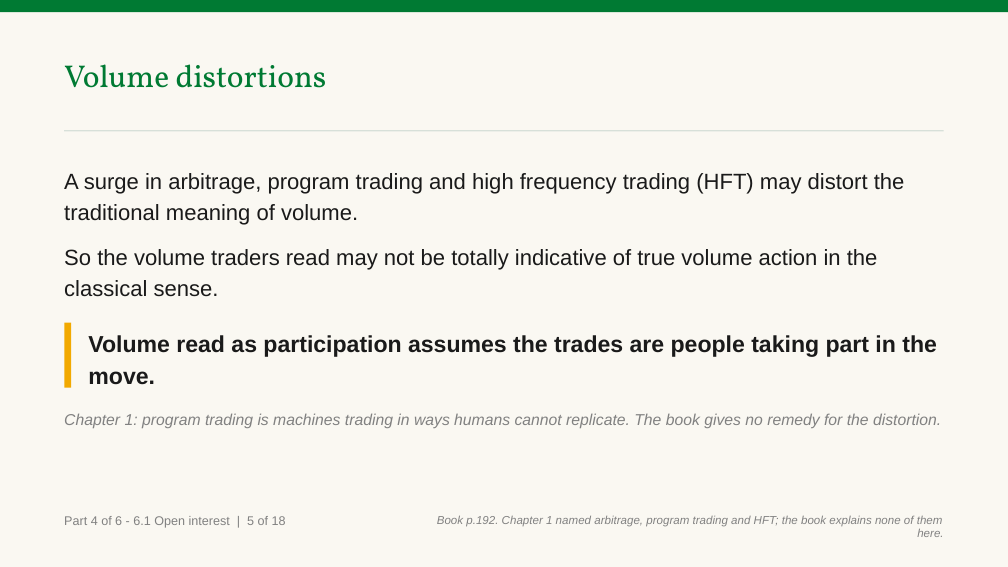
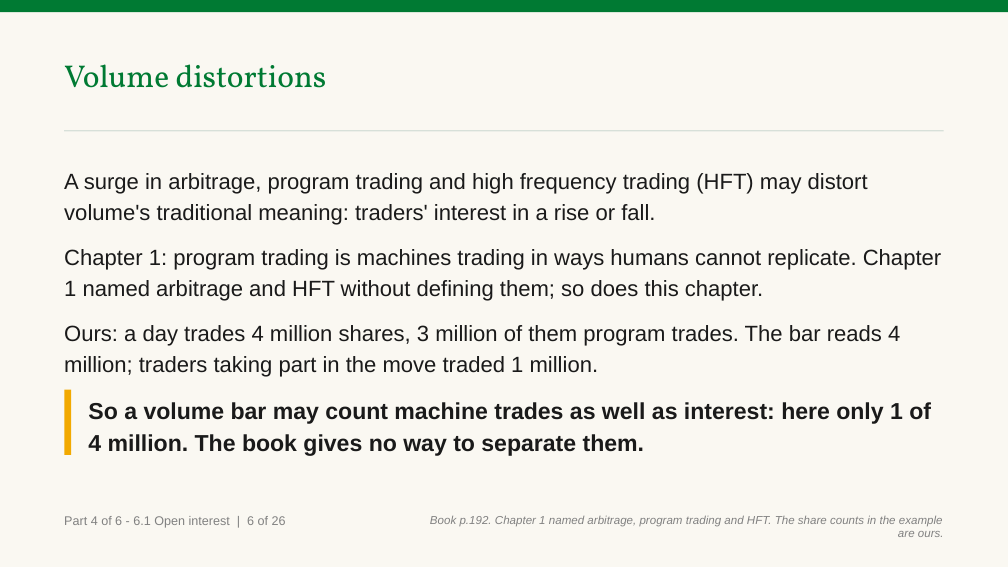
Before and after one commit to benjiesotelo-sudo/Telos_FIN1209, a slide deck: slide 79 of chapter-06/FIN1209-Chapter-06.pptx (slide 78 before the commit). Drawn at 1008x567 pixels with LibreOffice and Linux fonts; fonts in the diff are those of the drawing. Boxes give left, top, right and bottom in pixels: in the first picture for what was removed or moved away, otherwise in the second. Text is boxed around its words. In the diff, an @@ line names an element or a change of style, - is before the commit and + after.

```diff
--- a/chapter-06/FIN1209-Chapter-06.pptx
+++ b/chapter-06/FIN1209-Chapter-06.pptx
@@ text at (x1=64, y1=173, x2=941, y2=377): text changed @@
-A surge in arbitrage, program trading and high frequency trading (HFT) may distort the traditional meaning of volume.
-So the volume traders read may not be totally indicative of true volume action in the classical sense.
+A surge in arbitrage, program trading and high frequency trading (HFT) may distort volume's traditional meaning: traders' interest in a rise or fall.
+Chapter 1: program trading is machines trading in ways humans cannot replicate. Chapter 1 named arbitrage and HFT without defining them; so does this chapter.
+Ours: a day trades 4 million shares, 3 million of them program trades. The bar reads 4 million; traders taking part in the move traded 1 million.
@@ rectangle moved from (x1=64, y1=323, x2=71, y2=388) to (x1=64, y1=389, x2=71, y2=454) @@
@@ text removed at (x1=64, y1=413, x2=941, y2=428) @@
-Chapter 1: program trading is machines trading in ways humans cannot replicate. The book gives no remedy for the distortion.
@@ text at (x1=88, y1=402, x2=931, y2=456): text changed @@
-Volume read as participation assumes the trades are people taking part in the move.
+So a volume bar may count machine trades as well as interest: here only 1 of 4 million. The book gives no way to separate them.
@@ text at (x1=64, y1=516, x2=286, y2=528): text changed @@
-Part 4 of 6 - 6.1 Open interest | 5 of 18
+Part 4 of 6 - 6.1 Open interest | 6 of 26
@@ text at (x1=430, y1=515, x2=944, y2=537): text changed @@
-Book p.192. Chapter 1 named arbitrage, program trading and HFT; the book explains none of them here.
+Book p.192. Chapter 1 named arbitrage, program trading and HFT. The share counts in the example are ours.
```
Also in this commit, not shown: 17 other slides changed, 8 slides added, 3 other files.
